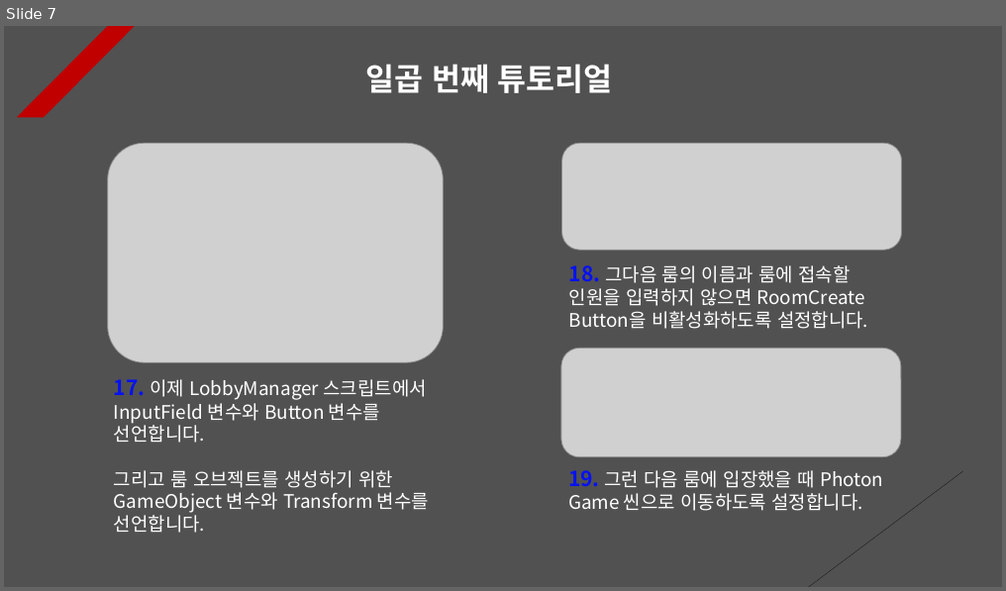
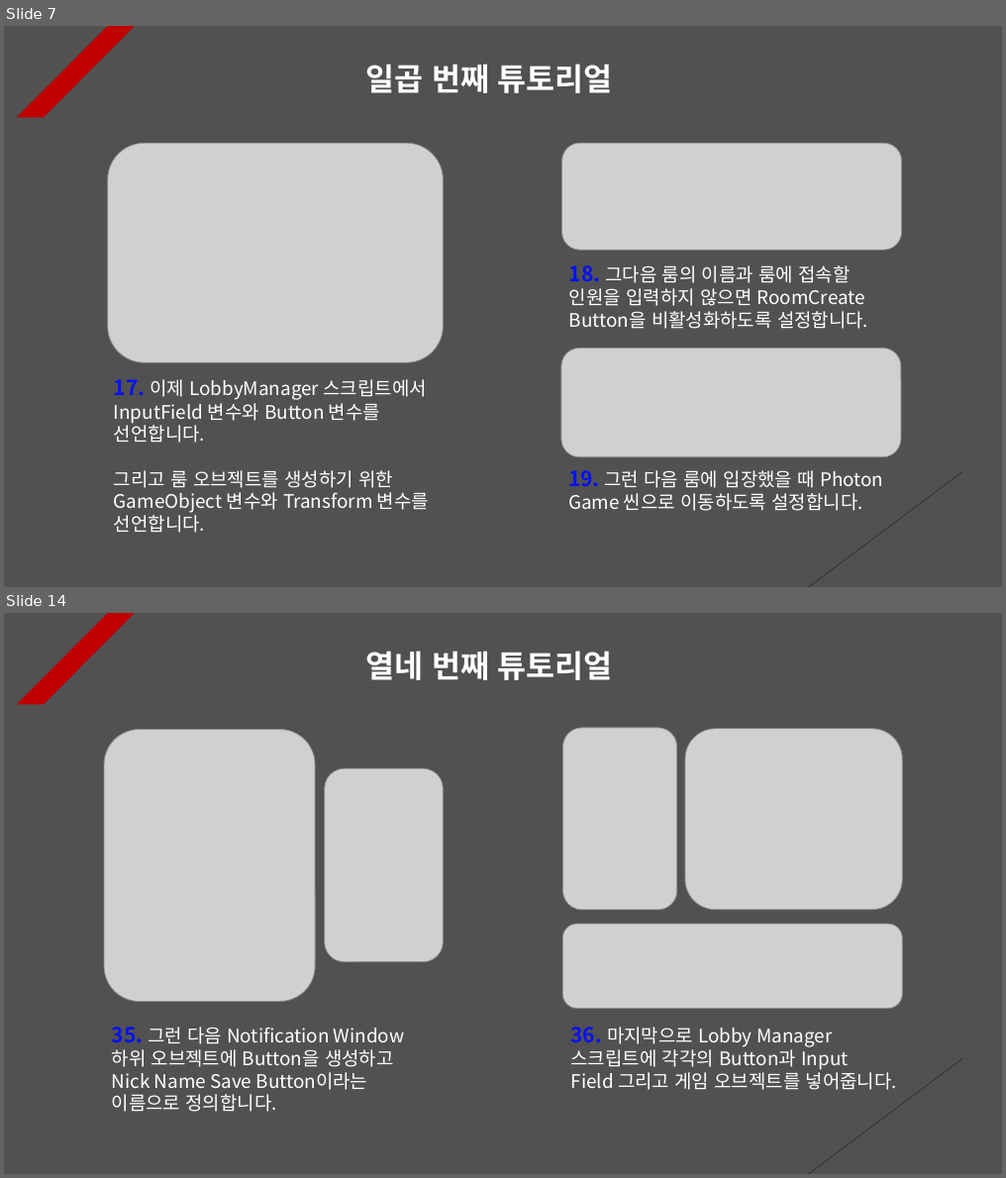
Before and after one commit to Unity2033/3D-UnityEngine, a slide deck: Assets/Class/Photon Server/PPT Data/Photon Room.pptx. Shown one above the other, each under a label of ours: slide 7 before the commit, slides 7 and 14 after it; the slides between them are not shown. The pictures are 1006x591 and 1006x1178 pixels, drawn with LibreOffice and Linux fonts; fonts in the diff are those of the drawing; grey boxes stand for pictures. Boxes give left, top, right and bottom in pixels: in the first picture for what was removed or moved away, otherwise in the second. Text is boxed around its words. In the diff, an @@ line names an element or a change of style, - is before the commit and + after.

```diff
--- a/Assets/Class/Photon Server/PPT Data/Photon Room.pptx
+++ b/Assets/Class/Photon Server/PPT Data/Photon Room.pptx
@@ slide 14 added at box(4, 613, 1002, 1174), background #515151; not listed: 2 template elements that a slide beside it also shows @@
@@ text added at box(365, 651, 613, 680), 30 pt, text #FFFFFF, bold @@
+열네 번째 튜토리얼
@@ picture added at box(104, 729, 316, 1001) @@
@@ picture added at box(563, 728, 677, 909) @@
@@ picture added at box(685, 729, 902, 910) @@
@@ picture added at box(325, 768, 443, 961) @@
@@ picture added at box(562, 924, 902, 1008) @@
@@ text added at box(112, 1027, 405, 1112), 18 pt, text #FFFFFF @@
+35. 그런 다음 Notification Window 하위 오브젝트에 Button을 생성하고 Nick Name Save Button이라는 이름으로 정의합니다.
@@ text added at box(571, 1027, 897, 1090), 18 pt, text #FFFFFF @@
+36. 마지막으로 Lobby Manager 스크립트에 각각의 Button과 Input Field 그리고 게임 오브젝트를 넣어줍니다.
```
Also in this commit, not shown: 5 slides changed, 1 other slide added, 1 slide removed, 17 other files.
